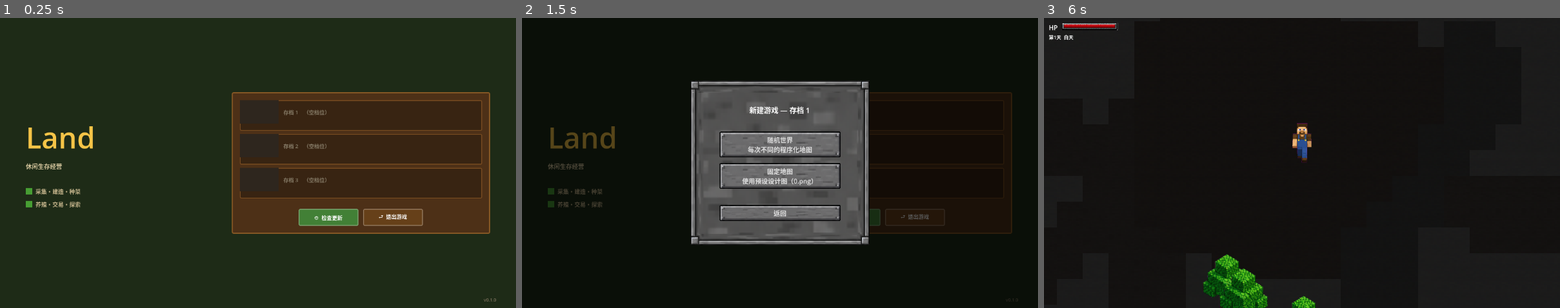
Above: before the commit, frames 1-3 (left to right).
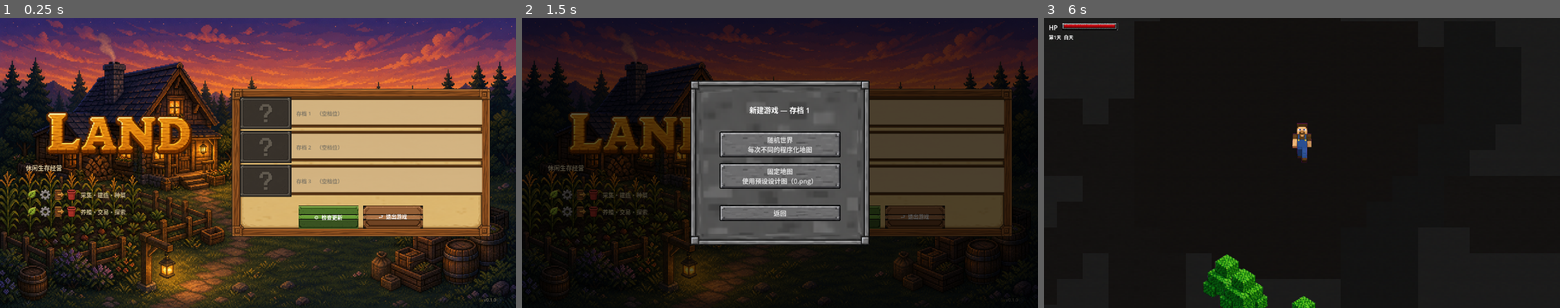
Above: after the commit, the same moments.

Repository: qq15725/land
Game: Godot game, scene res://scenes/ui/main_menu.tscn
Two runs of this game, one before a commit and one after it. Both use one fixed random seed, a clock stepped at 60 frames per second and the inputs below.
Inputs (mouse positions are in pixels of both pictures, inside the frame that each line leads up to):
- Up to frame 1 (0.25 s): no input
- Up to frame 2 (1.5 s): click (883, 116) at 0.52 s; click (883, 110) at 1.27 s
- Up to frame 3 (6 s): click (1405, 148) at 2.02 s; click (1405, 145) at 2.77 s; click (1405, 183) at 3.52 s; click (1405, 180) at 4.27 s; click "⚙ 检查更新" at 5 s; click "随机世界 每次不同的程序化地图" at 5.75 s

The runs differ from the first frame. In frame 1, 71% of the frame differs, in the area x 0-100%, y 0-100%; in frame 2, 34%; in frame 3, nothing differs.

Commit message:
feat: 主菜单接入真实美术资产，替换全部占位色块
- 背景换为 TextureRect(main_menu_bg.png，STRETCH_KEEP_ASPECT_COVERED)
- 标题换为 TextureRect(title_land.png)
- 叶片图标换为 TextureRect(menu_icons.png)
- 木质面板换为 StyleBoxTexture(panel_wood.png，margin=32)
- 存档槽框换为 StyleBoxTexture(slot_frame.png，margin=12)
- 操作按钮换为 StyleBoxTexture(btn_green/btn_brown.png，margin=16)
- 缩略图换为 TextureRect(save_thumb_farm/empty.png)
- 删除按钮换为图标模式(icon_trash.png)，确认态清空图标显示「?」

Diff:
--- a/scenes/ui/main_menu.gd
+++ b/scenes/ui/main_menu.gd
@@ -2,20 +2,7 @@
 
 const WorldScene := preload("res://scenes/world/world.tscn")
 
-# ── 占位颜色（贴图到位后替换各 _build_* 函数里对应的 ColorRect / StyleBoxFlat）──
-const C_BG         := Color(0.12, 0.17, 0.09)
-const C_PANEL      := Color(0.30, 0.19, 0.09)
-const C_PANEL_BDR  := Color(0.52, 0.34, 0.14)
-const C_SLOT_BG    := Color(0.22, 0.14, 0.07)
-const C_SLOT_HOVER := Color(0.30, 0.20, 0.10)
-const C_SLOT_BDR   := Color(0.48, 0.30, 0.13)
-const C_THUMB_OK   := Color(0.16, 0.28, 0.12)
-const C_THUMB_EMPTY := Color(0.18, 0.15, 0.12)
-const C_BTN_GREEN  := Color(0.26, 0.50, 0.21)
-const C_BTN_BROWN  := Color(0.40, 0.25, 0.10)
-const C_DELETE     := Color(0.65, 0.12, 0.10)
-
-# ── 文字颜色 ─────────────────────────────────────────────────────────────────
+const C_DELETE  := Color(0.65, 0.12, 0.10)
 const C_TITLE   := Color(0.96, 0.77, 0.28)
 const C_SUB     := Color(0.84, 0.78, 0.62)
 const C_FEATURE := Color(0.76, 0.70, 0.54)
@@ -38,16 +25,13 @@
 
 
 func _build_layout() -> void:
-	# 背景
-	# TODO: 替换为 TextureRect，texture = load("res://assets/sprites/ui/main_menu_bg.png")
-	#       stretch_mode = TextureRect.STRETCH_KEEP_ASPECT_COVERED
-	var bg := ColorRect.new()
-	bg.color = C_BG
+	var bg := TextureRect.new()
+	bg.texture = load("res://assets/sprites/ui/main_menu_bg.png")
+	bg.stretch_mode = TextureRect.STRETCH_KEEP_ASPECT_COVERED
 	bg.set_anchors_and_offsets_preset(Control.PRESET_FULL_RECT)
 	bg.mouse_filter = Control.MOUSE_FILTER_IGNORE
 	add_child(bg)
 
-	# 主布局（留外边距）
 	var root := MarginContainer.new()
 	root.set_anchors_and_offsets_preset(Control.PRESET_FULL_RECT)
 	root.add_theme_constant_override("margin_left",   64)
@@ -62,7 +46,6 @@
 	hbox.add_child(_build_left())
 	hbox.add_child(_build_right())
 
-	# 右下角版本号
 	var ver := Label.new()
 	ver.text = GameManager.VERSION
 	ver.add_theme_font_size_override("font_size", 11)
@@ -83,13 +66,10 @@
 	vbox.alignment = BoxContainer.ALIGNMENT_CENTER
 	vbox.add_theme_constant_override("separation", 10)
 
-	# "Land" Logo
-	# TODO: 替换为 TextureRect，texture = load("res://assets/sprites/ui/title_land.png")
-	#       custom_minimum_size = Vector2(320, 100)，expand_mode = EXPAND_FIT_WIDTH
-	var title := Label.new()
-	title.text = "Land"
-	title.add_theme_font_size_override("font_size", 72)
-	title.modulate = C_TITLE
+	var title := TextureRect.new()
+	title.texture = load("res://assets/sprites/ui/title_land.png")
+	title.stretch_mode = TextureRect.STRETCH_KEEP_ASPECT_CENTERED
+	title.custom_minimum_size = Vector2(320, 100)
 	vbox.add_child(title)
 
 	var sub := Label.new()
@@ -102,15 +82,14 @@
 	sp.custom_minimum_size = Vector2(0, 20)
 	vbox.add_child(sp)
 
+	var icon_tex := load("res://assets/sprites/ui/menu_icons.png") as Texture2D
 	for line in ["采集・建造・种菜", "养殖・交易・探索"]:
 		var row := HBoxContainer.new()
 		row.add_theme_constant_override("separation", 8)
 
-		# 叶片图标占位
-		# TODO: 替换为 TextureRect，region = Rect2(0, 0, 32, 32)，
-		#       texture = load("res://assets/sprites/ui/menu_icons.png")
-		var leaf := ColorRect.new()
-		leaf.color = Color(0.28, 0.62, 0.20)
+		var leaf := TextureRect.new()
+		leaf.texture = icon_tex
+		leaf.stretch_mode = TextureRect.STRETCH_KEEP_ASPECT_CENTERED
 		leaf.custom_minimum_size = Vector2(16, 16)
 		leaf.size_flags_vertical = Control.SIZE_SHRINK_CENTER
 		row.add_child(leaf)
@@ -132,15 +111,13 @@
 	wrapper.size_flags_stretch_ratio = 0.58
 	wrapper.alignment = BoxContainer.ALIGNMENT_CENTER
 
-	# 木质面板
-	# TODO: 换成 StyleBoxTexture，texture = load("res://assets/sprites/ui/panel_wood.png")
-	#       margin_all = 32，draw_center = true
 	var panel := PanelContainer.new()
-	var ps := StyleBoxFlat.new()
-	ps.bg_color = C_PANEL
-	ps.border_color = C_PANEL_BDR
-	ps.set_border_width_all(3)
-	ps.set_corner_radius_all(4)
+	var ps := StyleBoxTexture.new()
+	ps.texture = load("res://assets/sprites/ui/panel_wood.png")
+	ps.texture_margin_left   = 32
+	ps.texture_margin_right  = 32
+	ps.texture_margin_top    = 32
+	ps.texture_margin_bottom = 32
 	ps.content_margin_left   = 20
 	ps.content_margin_right  = 20
 	ps.content_margin_top    = 20
@@ -161,41 +138,40 @@
 	sp.custom_minimum_size = Vector2(0, 6)
 	inner.add_child(sp)
 
-	# 底部按钮行
 	var btn_row := HBoxContainer.new()
 	btn_row.alignment = BoxContainer.ALIGNMENT_CENTER
 	btn_row.add_theme_constant_override("separation", 12)
 	inner.add_child(btn_row)
 
-	# TODO: 按钮贴图到位后换成 StyleBoxTexture(btn_green/brown.png)，margin = 16
-	_update_btn = _make_action_btn("⚙  检查更新", C_BTN_GREEN)
+	_update_btn = _make_action_btn("⚙  检查更新", "res://assets/sprites/ui/btn_green.png")
 	_update_btn.pressed.connect(_on_check_update_pressed)
 	btn_row.add_child(_update_btn)
 
-	var quit_btn := _make_action_btn("⮐  退出游戏", C_BTN_BROWN)
+	var quit_btn := _make_action_btn("⮐  退出游戏", "res://assets/sprites/ui/btn_brown.png")
 	quit_btn.pressed.connect(func(): get_tree().quit())
 	btn_row.add_child(quit_btn)
 
 	return wrapper
 
 
-func _make_action_btn(txt: String, base: Color) -> Button:
+func _make_action_btn(txt: String, tex_path: String) -> Button:
 	var btn := Button.new()
 	btn.text = txt
 	btn.custom_minimum_size = Vector2(148, 42)
 	btn.add_theme_font_size_override("font_size", 13)
 	btn.add_theme_color_override("font_color", Color.WHITE)
+	var tex := load(tex_path) as Texture2D
 	for state in ["normal", "hover", "pressed", "focus"]:
-		var s := StyleBoxFlat.new()
+		var s := StyleBoxTexture.new()
+		s.texture = tex
+		s.texture_margin_left   = 16
+		s.texture_margin_right  = 16
+		s.texture_margin_top    = 16
+		s.texture_margin_bottom = 16
 		match state:
-			"hover":   s.bg_color = base.lightened(0.18)
-			"pressed": s.bg_color = base.darkened(0.18)
-			_:         s.bg_color = base
-		s.border_color = base.lightened(0.30)
-		s.set_border_width_all(2)
-		s.set_corner_radius_all(3)
-		s.content_margin_left  = 14
-		s.content_margin_right = 14
+			"hover":   s.modulate_color = Color(1.15, 1.15, 1.15)
+			"pressed": s.modulate_color = Color(0.82, 0.82, 0.82)
+			_:         s.modulate_color = Color.WHITE
 		btn.add_theme_stylebox_override(state, s)
 	return btn
 
@@ -213,18 +189,20 @@
 	frame.alignment = HORIZONTAL_ALIGNMENT_LEFT
 	frame.focus_mode = Control.FOCUS_NONE
 
-	# 槽框样式
-	# TODO: 换成 StyleBoxTexture(slot_frame.png，margin_all = 12)
+	var slot_tex := load("res://assets/sprites/ui/slot_frame.png") as Texture2D
 	for state in ["normal", "hover", "pressed", "focus"]:
-		var s := StyleBoxFlat.new()
-		s.bg_color = C_SLOT_BG if state == "normal" else C_SLOT_HOVER
-		s.border_color = C_SLOT_BDR
-		s.set_border_width_all(2)
-		s.set_corner_radius_all(3)
+		var s := StyleBoxTexture.new()
+		s.texture = slot_tex
+		s.texture_margin_left   = 12
+		s.texture_margin_right  = 12
+		s.texture_margin_top    = 12
+		s.texture_margin_bottom = 12
 		s.content_margin_left   = 10
 		s.content_margin_right  = 10
 		s.content_margin_top    = 8
 		s.content_margin_bottom = 8
+		if state in ["hover", "pressed"]:
+			s.modulate_color = Color(1.12, 1.12, 1.12)
 		frame.add_theme_stylebox_override(state, s)
 
 	var row := HBoxContainer.new()
@@ -239,16 +217,14 @@
 		var season : String = info.get("season", "春季")
 		var money  : int    = info.get("money", 0)
 
-		# 缩略图占位
-		# TODO: 换成 TextureRect，texture = load("res://assets/sprites/ui/save_thumb_farm.png")
-		var thumb := ColorRect.new()
-		thumb.color = C_THUMB_OK
+		var thumb := TextureRect.new()
+		thumb.texture = load("res://assets/sprites/ui/save_thumb_farm.png")
+		thumb.stretch_mode = TextureRect.STRETCH_KEEP_ASPECT_COVERED
 		thumb.custom_minimum_size = Vector2(96, 58)
 		thumb.size_flags_vertical = Control.SIZE_SHRINK_CENTER
 		thumb.mouse_filter = Control.MOUSE_FILTER_IGNORE
 		row.add_child(thumb)
 
-		# 文字区
 		var info_box := VBoxContainer.new()
 		info_box.size_flags_horizontal = Control.SIZE_EXPAND_FILL
 		info_box.alignment = BoxContainer.ALIGNMENT_CENTER
@@ -270,12 +246,9 @@
 		s_lbl.mouse_filter = Control.MOUSE_FILTER_IGNORE
 		info_box.add_child(s_lbl)
 
-		# 删除按钮
-		# TODO: 换成 TextureButton，texture_normal = icon_trash.png 32×32 区域
 		var del_btn := Button.new()
+		del_btn.icon = load("res://assets/sprites/ui/icon_trash.png")
 		del_btn.custom_minimum_size = Vector2(36, 36)
-		del_btn.text = "🗑"
-		del_btn.add_theme_font_size_override("font_size", 16)
 		del_btn.size_flags_vertical = Control.SIZE_SHRINK_CENTER
 		del_btn.add_theme_color_override("font_color", Color.WHITE)
 		var ds := StyleBoxFlat.new()
@@ -295,10 +268,9 @@
 		frame.pressed.connect(func(): _start_game(slot))
 
 	else:
-		# 空档位缩略图占位
-		# TODO: 换成 TextureRect，texture = load("res://assets/sprites/ui/save_thumb_empty.png")
-		var thumb := ColorRect.new()
-		thumb.color = C_THUMB_EMPTY
+		var thumb := TextureRect.new()
+		thumb.texture = load("res://assets/sprites/ui/save_thumb_empty.png")
+		thumb.stretch_mode = TextureRect.STRETCH_KEEP_ASPECT_COVERED
 		thumb.custom_minimum_size = Vector2(96, 58)
 		thumb.size_flags_vertical = Control.SIZE_SHRINK_CENTER
 		thumb.mouse_filter = Control.MOUSE_FILTER_IGNORE
@@ -324,11 +296,13 @@
 		_refresh_slots()
 	else:
 		del_btn.set_meta("confirming", true)
+		del_btn.icon = null
 		del_btn.text = "?"
 		get_tree().create_timer(3.0).timeout.connect(func():
 			if is_instance_valid(del_btn):
 				del_btn.remove_meta("confirming")
-				del_btn.text = "🗑"
+				del_btn.icon = load("res://assets/sprites/ui/icon_trash.png")
+				del_btn.text = ""
 		, CONNECT_ONE_SHOT)
 
 
Binary file added: assets/sprites/ui/btn_brown.png
Not shown, added: assets/sprites/ui/btn_brown.png.import
Binary file added: assets/sprites/ui/btn_green.png
Not shown, added: assets/sprites/ui/btn_green.png.import
Binary file added: assets/sprites/ui/icon_trash.png
Not shown, added: assets/sprites/ui/icon_trash.png.import
Binary file added: assets/sprites/ui/main_menu_bg.png
Not shown, added: assets/sprites/ui/main_menu_bg.png.import
Binary file added: assets/sprites/ui/menu_icons.png
Not shown, added: assets/sprites/ui/menu_icons.png.import
Binary file added: assets/sprites/ui/panel_wood.png
Not shown, added: assets/sprites/ui/panel_wood.png.import
(and 8 more such lines)
